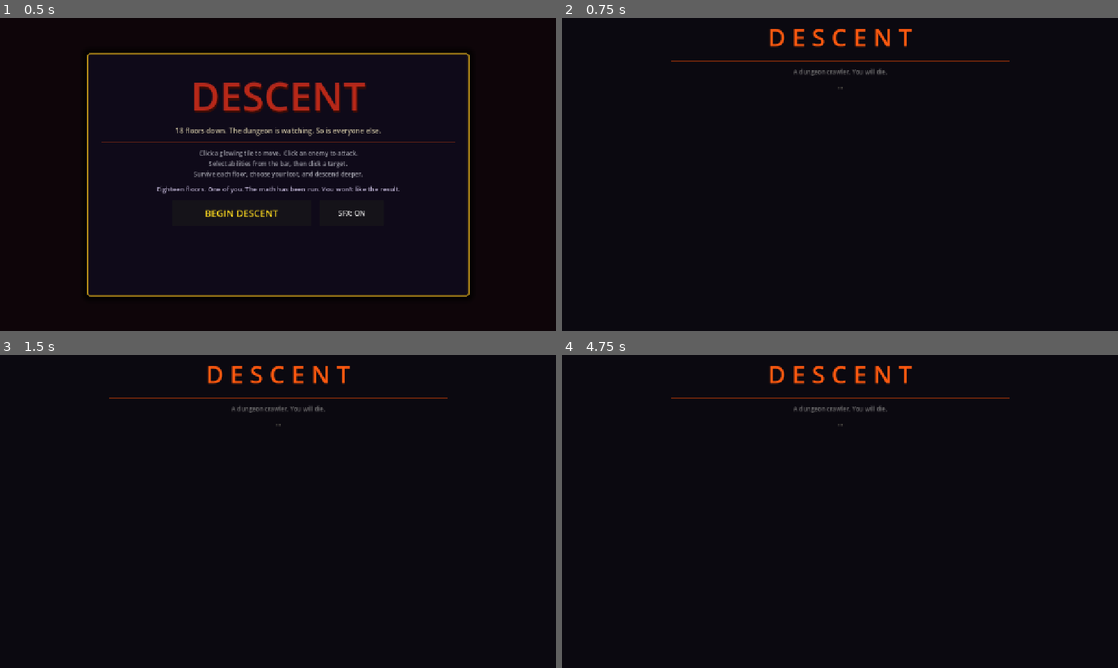
Above: before the commit, frames 1-4 (two rows, left to right).
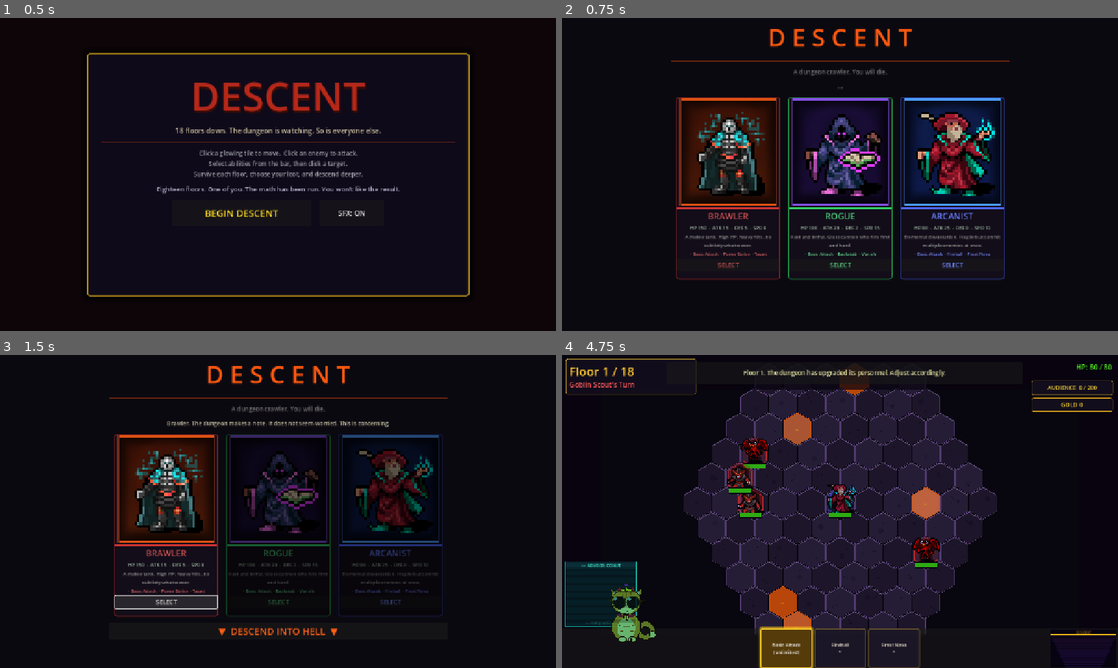
Above: after the commit, the same moments.

Repository: ColdTie/Descent
Game: Godot game, scene res://scenes/Main.tscn
Same seed, same stepped clock (60 frames per second), same inputs: the game is played once before the commit and once after it.
Inputs (mouse positions are in pixels of both pictures, inside the frame that each line leads up to):
- Up to frame 1 (0.5 s): no input
- Up to frame 2 (0.75 s): click "BEGIN DESCENT" at 0.5 s
- Up to frame 3 (1.5 s): click (166, 602) at 1.25 s, where only the run after the commit has a clickable "SELECT"
- Up to frame 4 (4.75 s): click (840, 602) at 2 s, where only the run after the commit has a clickable "SELECT"; click (951, 602) at 2.75 s, where only the run after the commit has a clickable "SELECT"; click (840, 630) at 3.5 s, where only the run after the commit has a clickable "▼ DESCEND INTO HELL ▼"; click (784, 649) at 4.25 s, where only the run after the commit has a clickable "Basic Attack (unlimited)"

Frame 1 is identical in both runs. In frame 2, 14% of the frame differs, in the area x 20-80%, y 25-84%; in frame 3, 11%; in frame 4, 36%, in the area x 0-100%, y 1-100%.
Error before the commit: Invalid assignment of property or key 'theme_override_constants_separation' with value of type 'int' on a base object of type 'VBoxContainer'. (res://scenes/Cl…

Commit message:
Improve standing tiles + top-left HUD; fix ClassSelect crash
Standing tiles (what the user sees most):
- Faction-colored stand ring drawn on the floor plane under each
  combatant. Class color for Carl, gold for Donut, per-ally tint
  for Marcus/Lina, void-purple for bosses, blood-red for enemies.
  Player hero ring softly pulses so Carl is easy to find.
- Soft faction-tinted hex halo behind the ring — the occupied tile
  reads as "yours" before the eye finds the sprite.
- Ground shadow squished into a flatter ellipse so it sits at the
  feet instead of looking like a circle behind the body.

Hex tile depth:
- Top-edge bevel highlight + bottom-edge shadow strip on every
  non-lava tile. Stone now reads as chiseled instead of flat.

Top-left HUD:
- Styled stone-panel backing behind Floor and Turn labels so it
  matches the audience/gold widgets on the right.

ClassSelect:
- Fix crash on entering the class picker: VBoxContainer used the
  non-existent `theme_override_constants_separation` setter. Switch
  to `add_theme_constant_override("separation", 4)`.

All 595 headless tests pass.

Diff:
--- a/scenes/BattleScene.gd
+++ b/scenes/BattleScene.gd
@@ -182,6 +182,7 @@
 	_build_inferno_map()
 	_build_ally_panel()
 	_build_achievement_overlay()
+	_build_top_left_hud_backing()
 	_update_hero_hp_label()
 	# Run 19: floor-milestone achievements fire as soon as the floor loads.
 	if GameState.floor_num == 9:
@@ -493,6 +494,36 @@
 		border.width = 1.6 if is_lava else 1.0
 		border.default_color = LAVA_BORDER if is_lava else STONE_EDGE
 		poly.add_child(border)
+
+		# Top-edge bevel: thin lighter strip on the upper edges only — gives the
+		# floor tile a chiseled-stone feel under the cave's overhead light.
+		# _make_hex_pts angles: i=0 upper-right, i=4 upper-left, i=5 top.
+		# Skipping for lava (the pulse + border are already busy enough).
+		if not is_lava:
+			var hpts: PackedVector2Array = _make_hex_pts(HEX_SIZE - 2.5)
+			var bevel := Line2D.new()
+			var bvpts := PackedVector2Array()
+			bvpts.append(hpts[4])
+			bvpts.append(hpts[5])
+			bvpts.append(hpts[0])
+			bevel.points = bvpts
+			bevel.width = 1.4
+			bevel.default_color = Color(STONE_EDGE.r, STONE_EDGE.g, STONE_EDGE.b, 0.55).lightened(0.35)
+			bevel.joint_mode = Line2D.LINE_JOINT_ROUND
+			poly.add_child(bevel)
+
+			# Bottom-edge shadow: a slightly darker strip on the lower edges so the
+			# tile reads as raised.
+			var shadow_edge := Line2D.new()
+			var septs := PackedVector2Array()
+			septs.append(hpts[1])
+			septs.append(hpts[2])
+			septs.append(hpts[3])
+			shadow_edge.points = septs
+			shadow_edge.width = 1.2
+			shadow_edge.default_color = Color(0.0, 0.0, 0.0, 0.40)
+			shadow_edge.joint_mode = Line2D.LINE_JOINT_ROUND
+			poly.add_child(shadow_edge)
 
 		# Stone cracks on floor tiles
 		if not is_lava:
@@ -576,15 +607,60 @@
 		sprite_tex = load(sprite_path) as Texture2D
 	var is_boss: bool = c.sprite_key.begins_with("boss")
 
+	# Pick the faction tint that drives stand-ring + aura color.
+	var faction_tint: Color
+	if is_boss:
+		faction_tint = Color(0.85, 0.10, 0.95)
+	elif c.sprite_key == "companion_donut":
+		faction_tint = Color(0.95, 0.72, 0.10)
+	elif c.sprite_key.begins_with("ally_"):
+		var ag := _ally_glow_color(c)
+		faction_tint = Color(ag.r, ag.g, ag.b)
+	elif c.faction == Combatant.Faction.HERO:
+		faction_tint = _hero_class_color()
+	else:
+		faction_tint = Color(0.95, 0.22, 0.16)
+
 	if sprite_tex != null:
-		# Ground shadow (drawn first — appears visually behind all other layers)
+		# Soft floor halo: faint faction-tinted fill on the standing hex itself,
+		# so the tile reads as occupied even before the eye finds the sprite.
+		var floor_halo := Polygon2D.new()
+		floor_halo.polygon = _make_hex_pts(HEX_SIZE - 5.0)
+		var halo_clr := Color(faction_tint.r, faction_tint.g, faction_tint.b, 0.14)
+		floor_halo.color = halo_clr
+		root.add_child(floor_halo)
+
+		# Stand ring: thin faction-colored outline drawn on the floor plane.
+		# Makes "this is *my* hex" unmistakable; moves with the entity via tweens.
+		var stand_ring := Line2D.new()
+		stand_ring.name = "StandRing"
+		var sr_pts: PackedVector2Array = _make_hex_pts(HEX_SIZE - 6.0)
+		sr_pts.append(sr_pts[0])
+		stand_ring.points = sr_pts
+		stand_ring.width = 2.4 if is_boss else 2.0
+		stand_ring.default_color = Color(faction_tint.r, faction_tint.g, faction_tint.b, 0.85)
+		stand_ring.joint_mode = Line2D.LINE_JOINT_ROUND
+		root.add_child(stand_ring)
+
+		# Subtle pulse on the player hero's stand ring so the eye finds Carl fast.
+		if c.faction == Combatant.Faction.HERO and c == _hero:
+			var pulse_tw: Tween = create_tween()
+			pulse_tw.set_loops()
+			pulse_tw.tween_property(stand_ring, "default_color:a", 0.55, 0.95) \
+				.set_ease(Tween.EASE_IN_OUT).set_trans(Tween.TRANS_SINE)
+			pulse_tw.tween_property(stand_ring, "default_color:a", 0.95, 0.95) \
+				.set_ease(Tween.EASE_IN_OUT).set_trans(Tween.TRANS_SINE)
+
+		# Ground shadow: wide-but-shallow ellipse at the feet. We fake the squish
+		# by scaling the hex polygon's y.
 		var shadow := Polygon2D.new()
 		shadow.polygon = _make_hex_pts(HEX_SIZE * (0.54 if is_boss else 0.44))
 		shadow.color = Color(0.0, 0.0, 0.0, 0.50)
-		shadow.position = Vector2(0.0, HEX_SIZE * 0.28)
+		shadow.position = Vector2(0.0, HEX_SIZE * 0.30)
+		shadow.scale = Vector2(1.0, 0.55)
 		root.add_child(shadow)
 
-		# Colored glow ring — class color for hero, gold for Donut, blood-red for enemies, void-purple for bosses
+		# Aura glow ring (existing) — sits at upper torso, gives a soft halo around the sprite.
 		var glow_poly := Polygon2D.new()
 		glow_poly.polygon = _make_hex_pts(HEX_SIZE * (0.84 if is_boss else 0.72))
 		glow_poly.position = Vector2(0.0, -12.0)
@@ -2182,6 +2258,26 @@
 		pts.append(Vector2(cos(angle) * size, sin(angle) * size))
 	return pts
 
+## ─── Top-Left HUD Backing ────────────────────────────────────────────────────
+
+func _build_top_left_hud_backing() -> void:
+	## Stone-styled panel behind the Floor and Turn labels so the top-left HUD
+	## reads as a cohesive widget and matches the audience/gold panels at top-right.
+	var ui: CanvasLayer = $UILayer
+	var bg := Panel.new()
+	bg.position = Vector2(8.0, 8.0)
+	bg.size = Vector2(300.0, 82.0)
+	var sb := StyleBoxFlat.new()
+	sb.bg_color = Color(0.08, 0.06, 0.12, 0.78)
+	sb.border_color = Color(0.95, 0.78, 0.18)
+	sb.set_border_width_all(1)
+	sb.set_corner_radius_all(4)
+	bg.add_theme_stylebox_override("panel", sb)
+	bg.mouse_filter = Control.MOUSE_FILTER_IGNORE
+	ui.add_child(bg)
+	# Render behind the existing labels in tree order.
+	ui.move_child(bg, 0)
+
 
 ## ─── Run 19: Achievement toast UI + Audience HUD widget ───────────────────────
 
--- a/scenes/ClassSelect.gd
+++ b/scenes/ClassSelect.gd
@@ -76,7 +76,7 @@
 	panel.add_theme_stylebox_override("panel", bg)
 
 	var vbox := VBoxContainer.new()
-	vbox.theme_override_constants_separation = 4
+	vbox.add_theme_constant_override("separation", 4)
 	panel.add_child(vbox)
 
 	# ── Portrait image ──────────────────────────────────────────────────────
